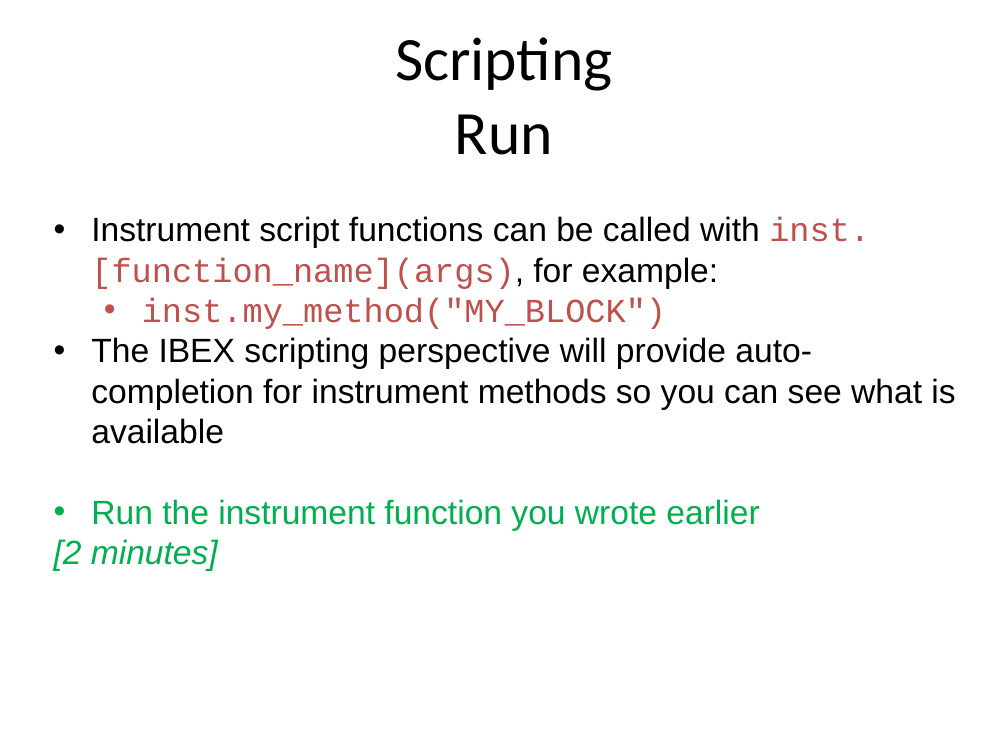
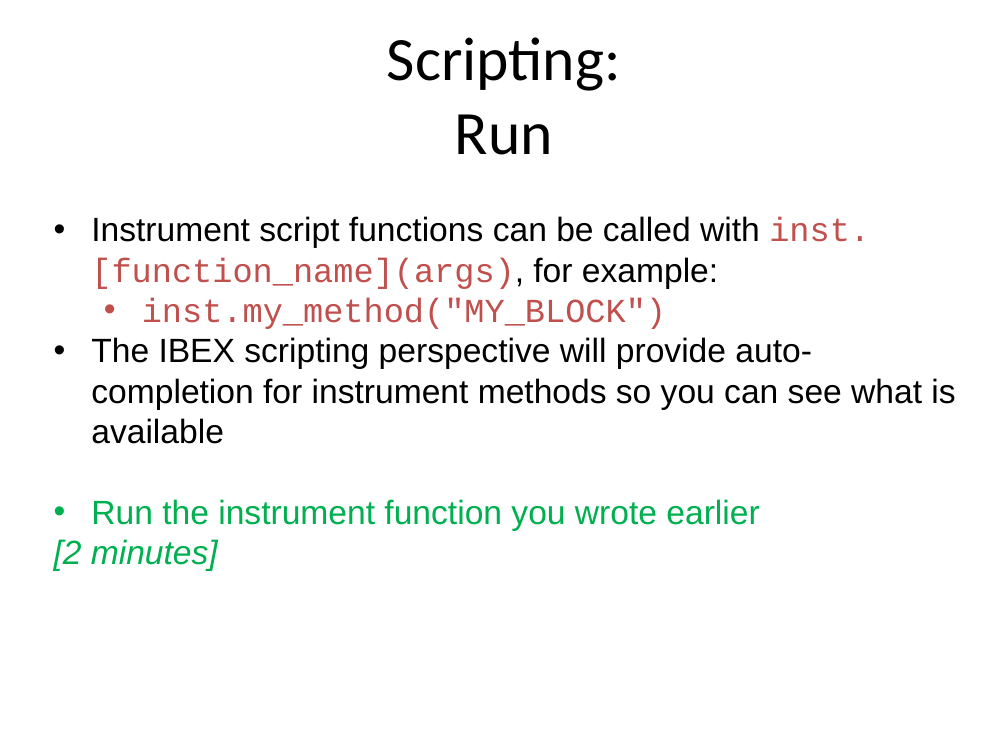
Before and after one commit to ISISComputingGroup/ibex_user_manual, a slide deck: slide 21 of genie_python_and_ibex/genie_python_and_ibex.pptx (slide 20 before the commit). Drawn at 1008x756 pixels with LibreOffice and Linux fonts; fonts in the diff are those of the drawing; background and template pictures are left out. Boxes give left, top, right and bottom in pixels: in the first picture for what was removed or moved away, otherwise in the second. Text is boxed around its words. In the diff, an @@ line names an element or a change of style, - is before the commit and + after.

```diff
--- a/genie_python_and_ibex/genie_python_and_ibex.pptx
+++ b/genie_python_and_ibex/genie_python_and_ibex.pptx
@@ title at <box>387,37,621,155</box>: text changed @@
-Scripting
-Run
+Scripting:
+Run
```
Also in this commit, not shown: 14 other slides changed, 3 slides added, 1 slide removed.
